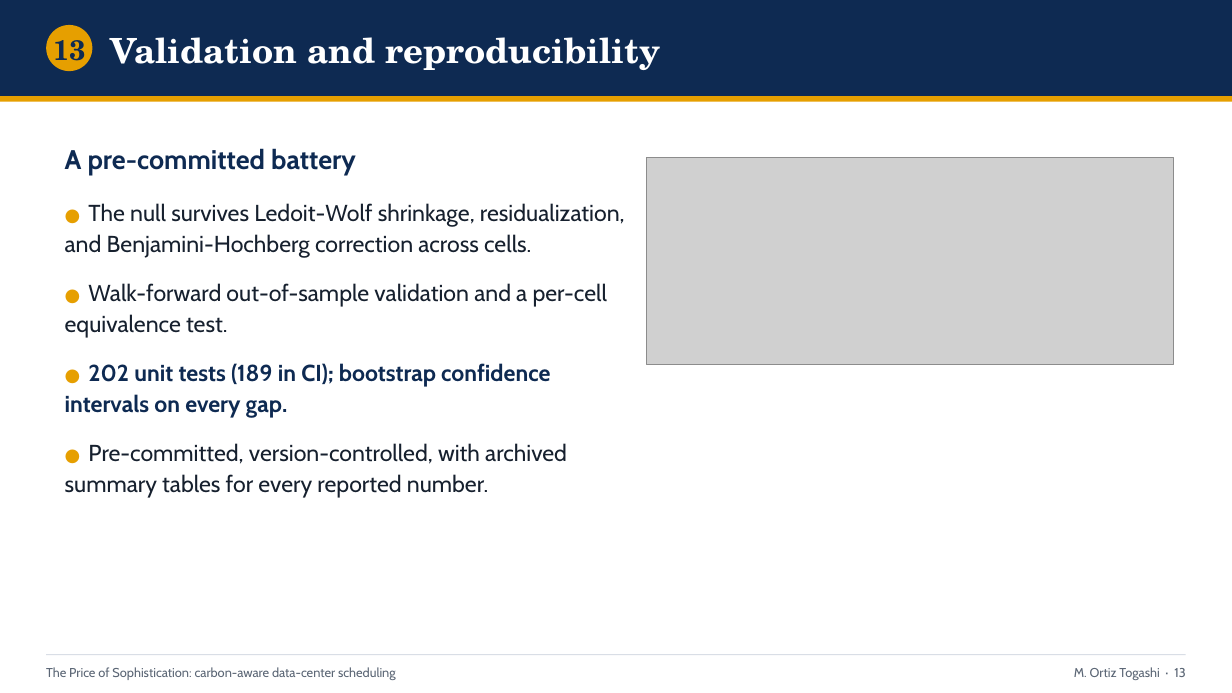
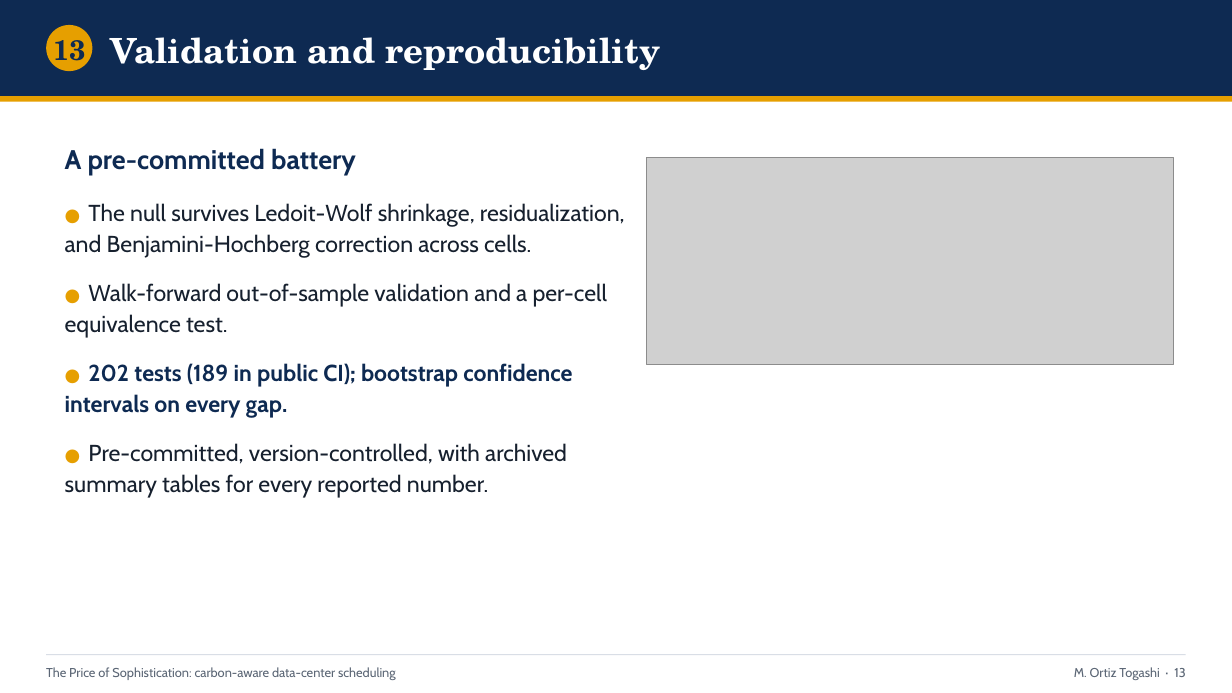
Before and after one commit to ma731/Capstone-in-Operations-Research, a slide deck: slide 13 of deck/capstone_defense.pptx. Drawn at 1232x693 pixels with LibreOffice and Linux fonts; fonts in the diff are those of the drawing; grey boxes stand for pictures. Boxes give left, top, right and bottom in pixels: in the first picture for what was removed or moved away, otherwise in the second. Text is boxed around its words. In the diff, an @@ line names an element or a change of style, - is before the commit and + after.

Commit message:
Harden publication reproducibility and privacy

```diff
--- a/deck/capstone_defense.pptx
+++ b/deck/capstone_defense.pptx
@@ text at bbox=[65, 363, 572, 418]: text changed @@
-● 202 unit tests (189 in CI); bootstrap confidence intervals on every gap.
+● 202 tests (189 in public CI); bootstrap confidence intervals on every gap.
```
Also in this commit, not shown: 9 other slides changed, 57 other files.
